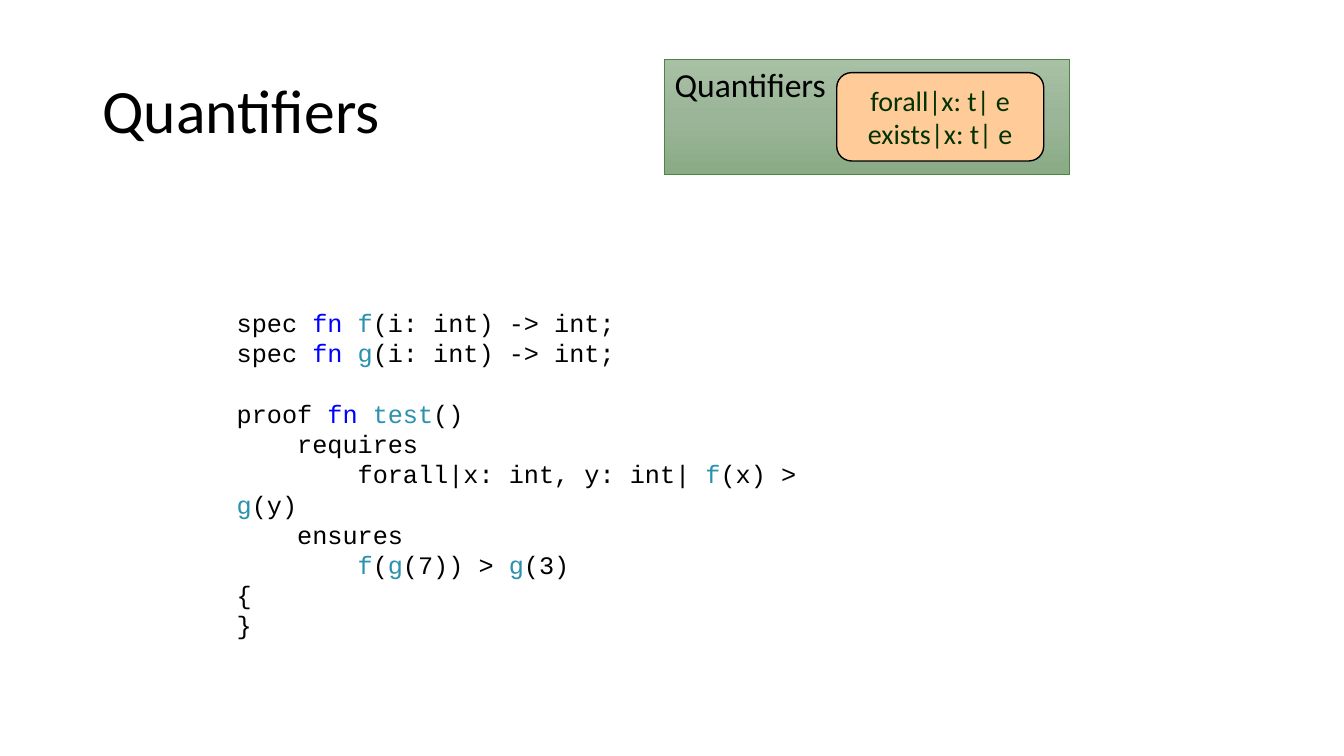
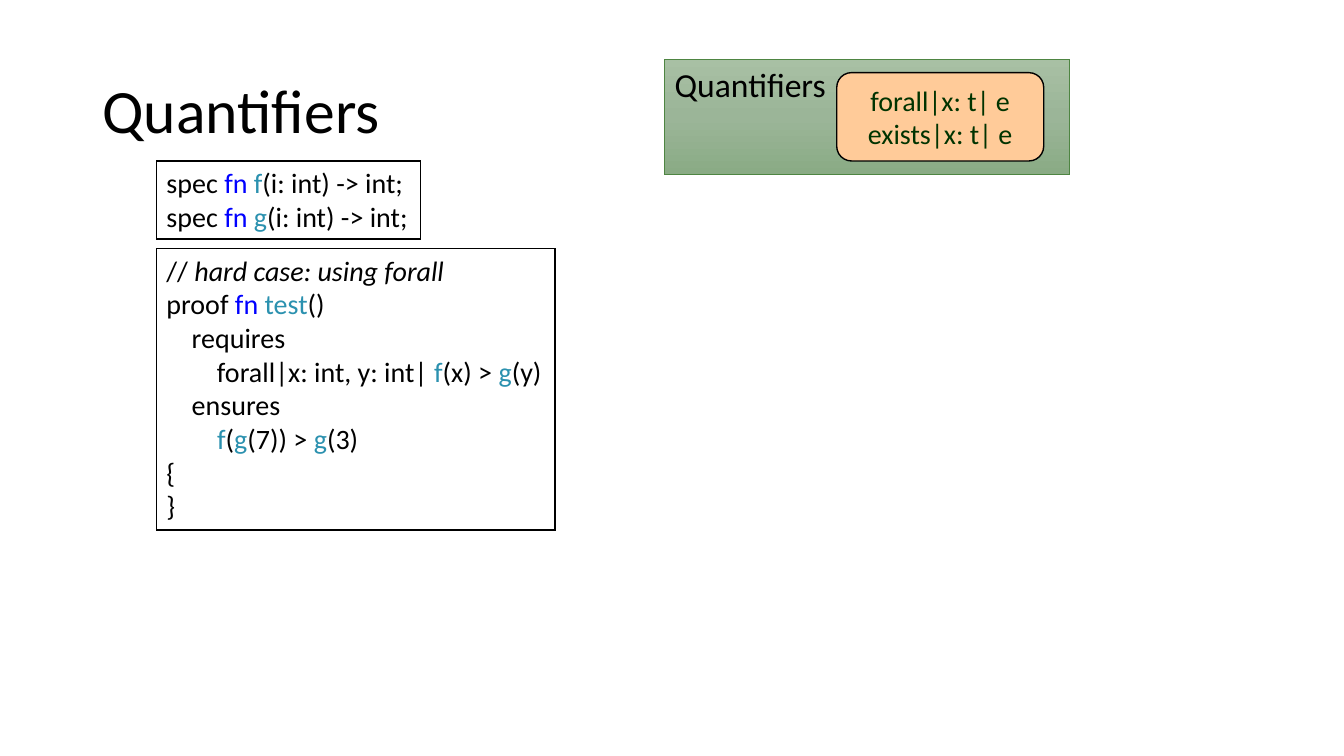
Before and after one commit to verus-lang/event-sites, a slide deck: slide 27 of 2026-summer-formal/slides/summer-school-formal-verus.pptx (slide 26 before the commit). Drawn at 1344x756 pixels with LibreOffice and Linux fonts; fonts in the diff are those of the drawing. Boxes give left, top, right and bottom in pixels: in the first picture for what was removed or moved away, otherwise in the second. Text is boxed around its words. In the diff, an @@ line names an element or a change of style, - is before the commit and + after.

Commit message:
In 2026-summer-formal, streamline quantifiers slides, and other minor edits

```diff
--- a/2026-summer-formal/slides/summer-school-formal-verus.pptx
+++ b/2026-summer-formal/slides/summer-school-formal-verus.pptx
@@ rectangle added at <box>156,161,420,239</box>, fill #FFFFFF, outline #000000 1 pt, 20 pt, text #000000 @@
+spec fn f(i: int) -> int;
+spec fn g(i: int) -> int;
@@ rectangle "// hard case: using forall": place and size @@
-rectangle "// hard case: using forall" at <box>237,314,765,580</box>
+rectangle "// hard case: using forall" at <box>156,248,555,529</box>
@@ rectangle "// hard case: using forall" at <box>156,248,555,529</box>: fill none to #FFFFFF; outline none to #000000 1 pt @@
@@ text in rectangle at <box>194,261,443,286</box>: text changed; size 18 to 20 pt; font Courier New to Calibri; italic on @@
-spec fn f(i: int) -> int;
-spec fn g(i: int) -> int;
+// hard case: using forall
@@ text in rectangle at <box>166,293,542,454</box>: size 18 to 20 pt, font Courier New to Calibri in "proof fn test()", "requires", "forall|x: int, y: int| f(x) > g(y)", "ensures" and 3 more places @@
```
Also in this commit, not shown: 12 other slides changed, 1 slide added, 1 slide removed, 1 other file.
